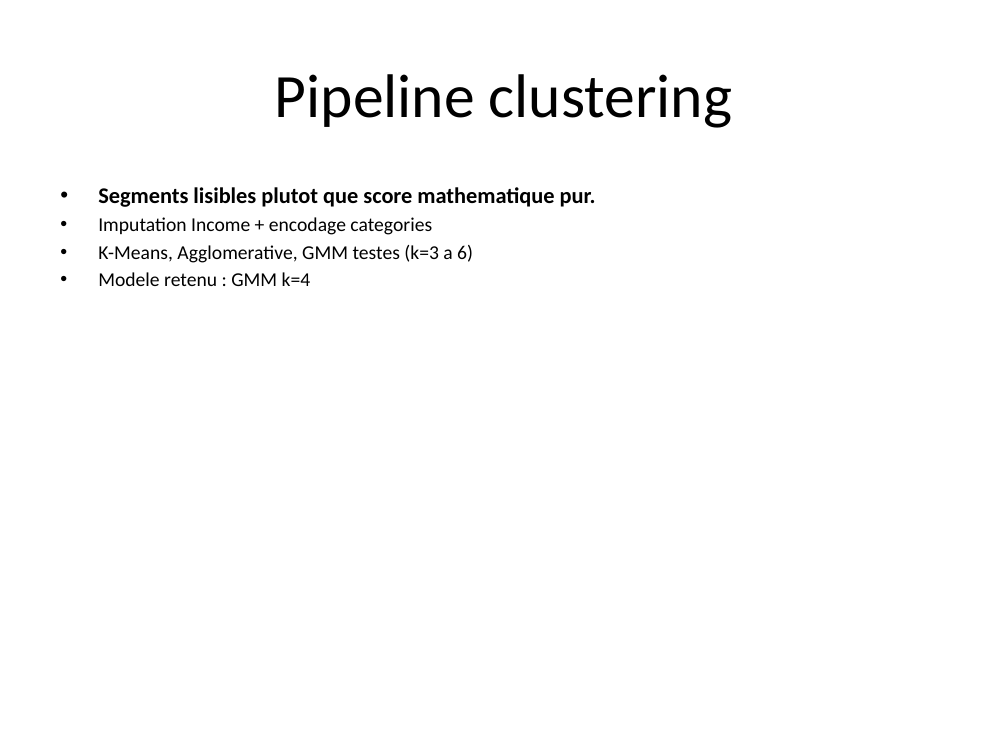
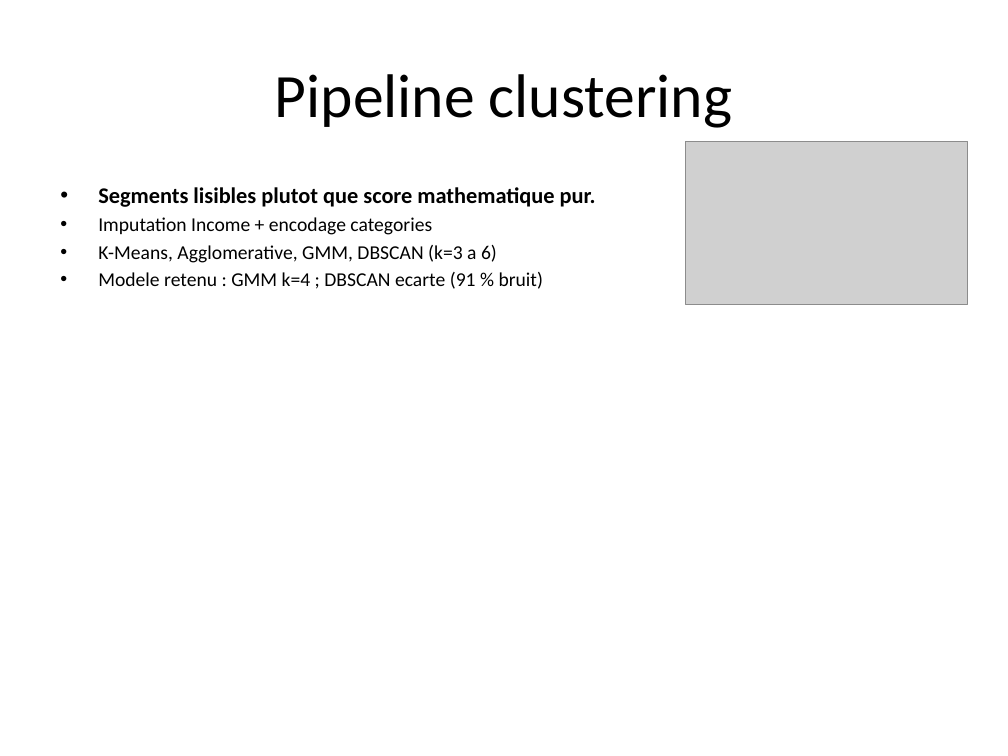
Before and after one commit to itsKokou/projet_ml, a slide deck: slide 8 of reports/presentation_finale.pptx. Drawn at 1008x756 pixels with LibreOffice and Linux fonts; fonts in the diff are those of the drawing; grey boxes stand for pictures. Boxes give left, top, right and bottom in pixels: in the first picture for what was removed or moved away, otherwise in the second. Text is boxed around its words. In the diff, an @@ line names an element or a change of style, - is before the commit and + after.

```diff
--- a/reports/presentation_finale.pptx
+++ b/reports/presentation_finale.pptx
@@ picture added at (685, 141, 968, 304) @@
@@ text at (98, 245, 543, 289): text changed @@
-• K-Means, Agglomerative, GMM testes (k=3 a 6)
-• Modele retenu : GMM k=4
+• K-Means, Agglomerative, GMM, DBSCAN (k=3 a 6)
+• Modele retenu : GMM k=4 ; DBSCAN ecarte (91 % bruit)
```
Also in this commit, not shown: 5 other slides changed, 51 other files.
